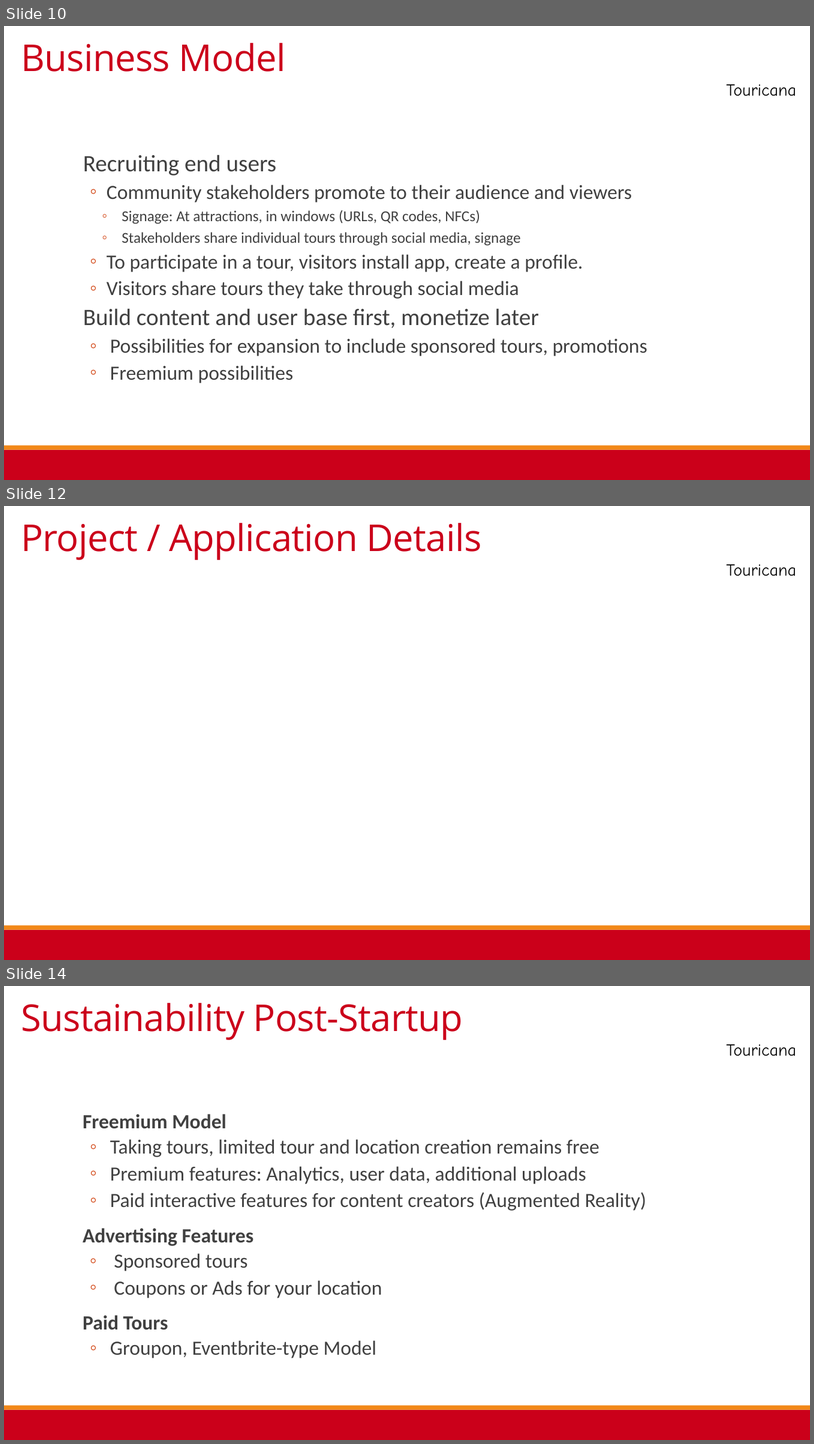
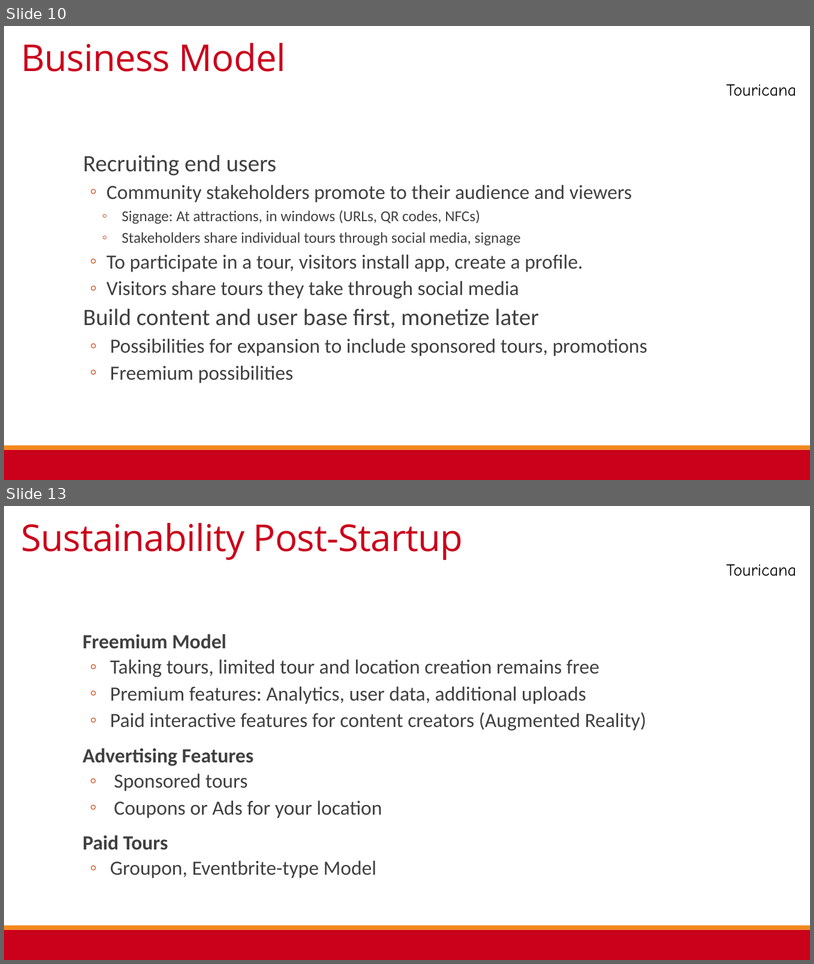
Before and after one commit to mc-funk/RedHotHack2015TripApp, a slide deck: Touricana RHH Presentation FINAL.pptx. Shown one above the other, each under a label of ours: slides 10, 12 and 14 before the commit, slides 10 and 13 after it; the slides between them are not shown. The pictures are 814x1444 and 814x964 pixels, drawn with LibreOffice and Linux fonts; fonts in the diff are those of the drawing; background and template pictures are left out. Boxes give left, top, right and bottom in pixels: in the first picture for what was removed or moved away, otherwise in the second. Text is boxed around its words. In the diff, an @@ line names an element or a change of style, - is before the commit and + after.

```diff
--- a/Touricana RHH Presentation FINAL.pptx
+++ b/Touricana RHH Presentation FINAL.pptx
@@ slide 12 removed at <box>4,506,810,960</box>, background #FFFFFF; not listed: 3 template elements that a slide beside it also shows @@
@@ title removed at <box>21,523,482,560</box> @@
-Project / Application Details
@@ what was slide 14 is now slide 13 @@
```
Also in this commit, not shown: 5 slides changed.
